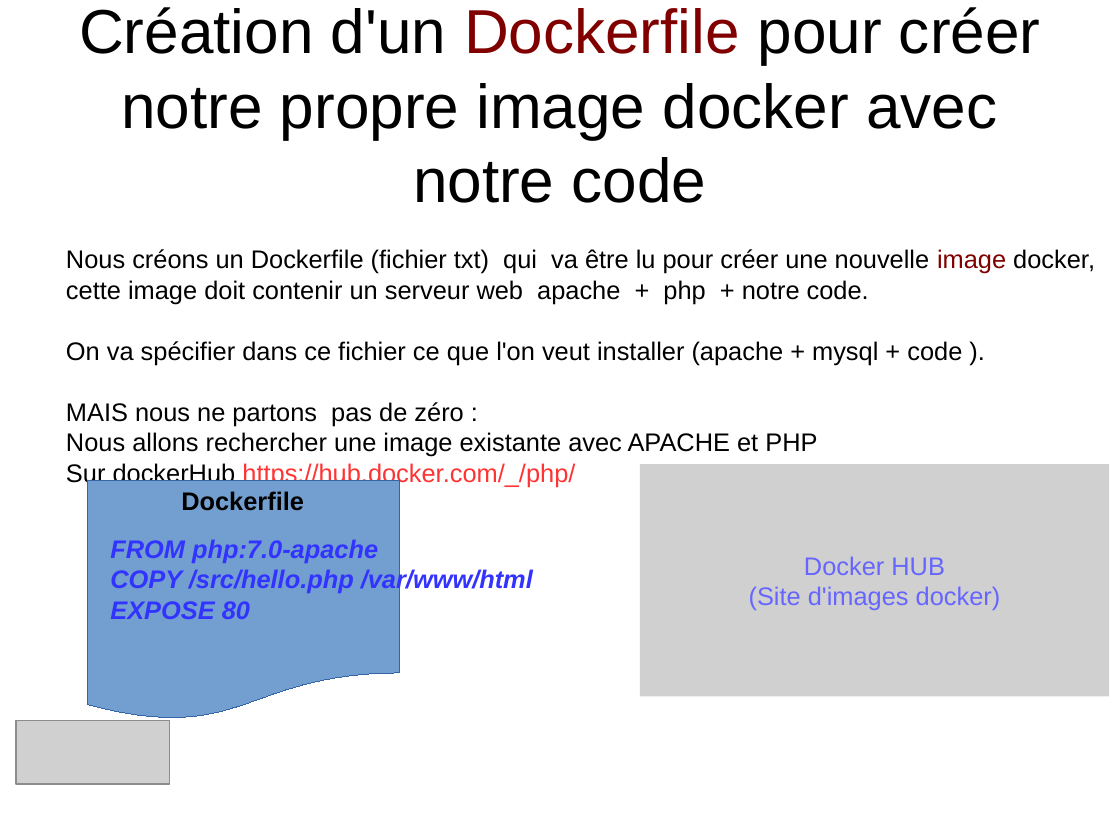
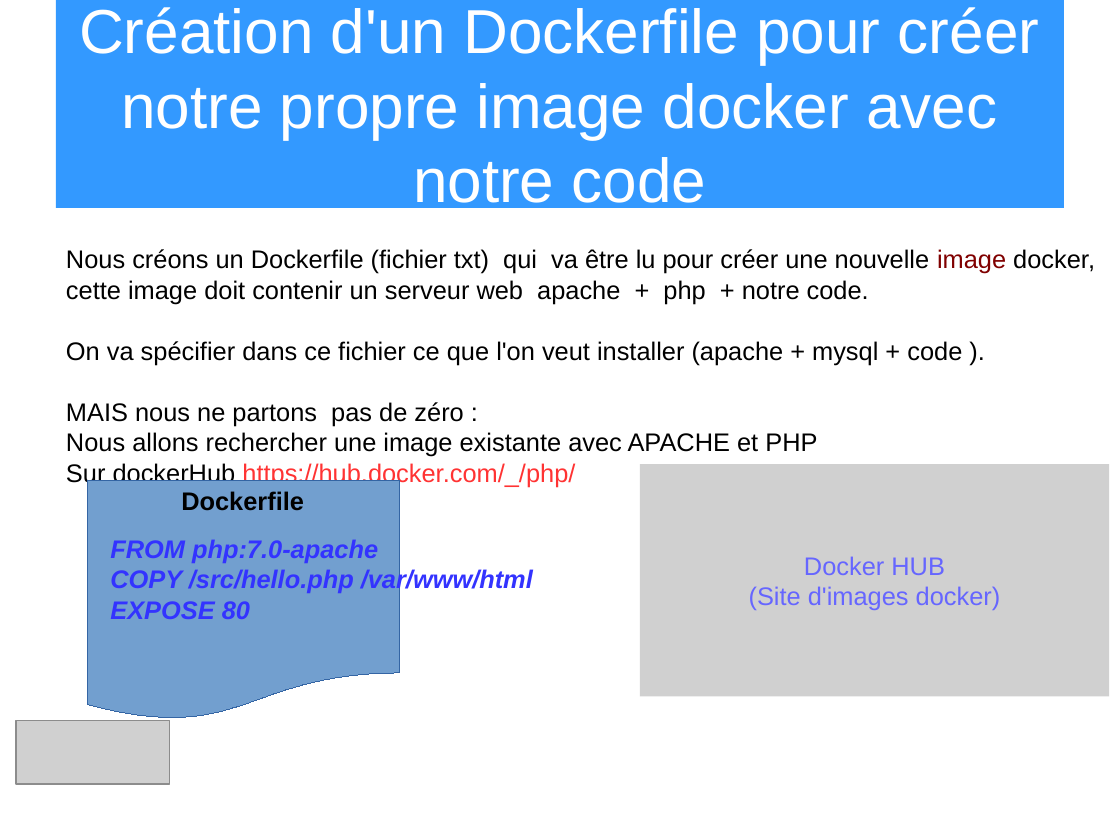
Before and after one commit to heylve/current, a slide deck: slide 10 of Rencontre_devs/docker_dev_conf_20_11_2017.odp. Drawn at 1120x840 pixels with LibreOffice and Linux fonts; fonts in the diff are those of the drawing; grey boxes stand for pictures. Boxes give left, top, right and bottom in pixels: in the first picture for what was removed or moved away, otherwise in the second. Text is boxed around its words. In the diff, an @@ line names an element or a change of style, - is before the commit and + after.

Commit message:
pres docker and agile

```diff
--- a/Rencontre_devs/docker_dev_conf_20_11_2017.odp
+++ b/Rencontre_devs/docker_dev_conf_20_11_2017.odp
@@ title "Création d'un Dockerfile pour créer ..." resized from (x1=79, y1=7, x2=1040, y2=203) to (x1=56, y1=0, x2=1064, y2=207) @@
@@ title "Création d'un Dockerfile pour créer ..." at (x1=56, y1=0, x2=1064, y2=207): text colour #000000 to #FFFFFF in "Création d'un pour créer notre propre image ..."; text colour #800000 to #FFFFFF in "Dockerfile"; fill none to #3399FF @@
```
Also in this commit, not shown: 16 other slides changed, 1 slide added, 1 slide removed.
